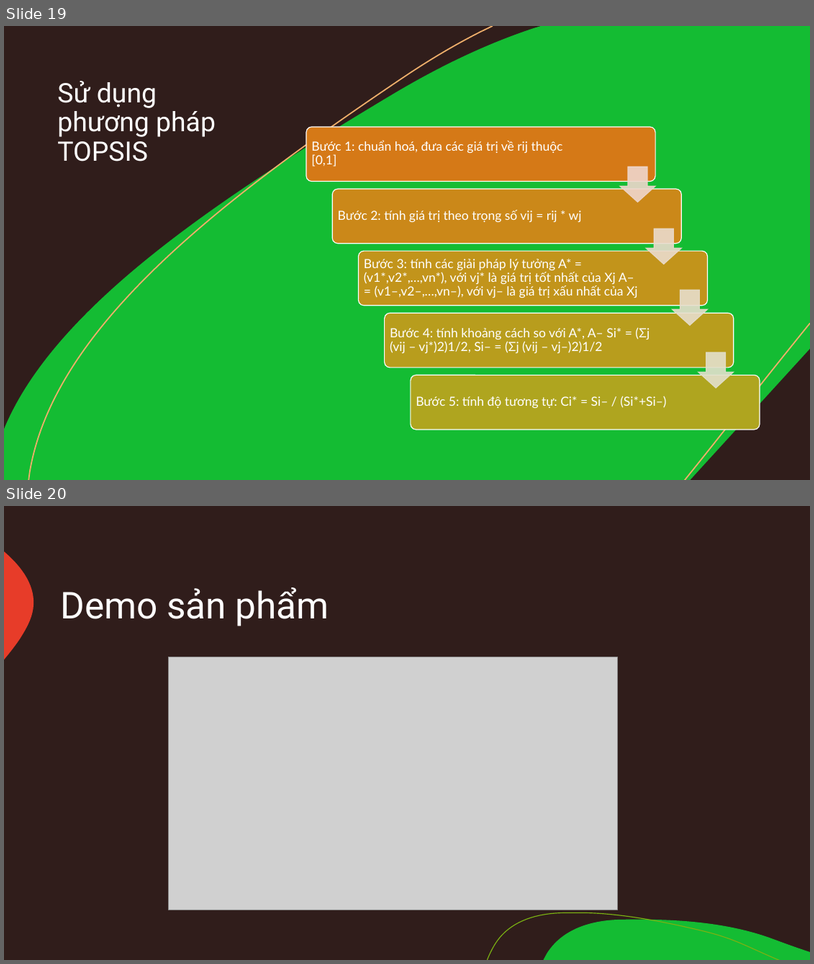
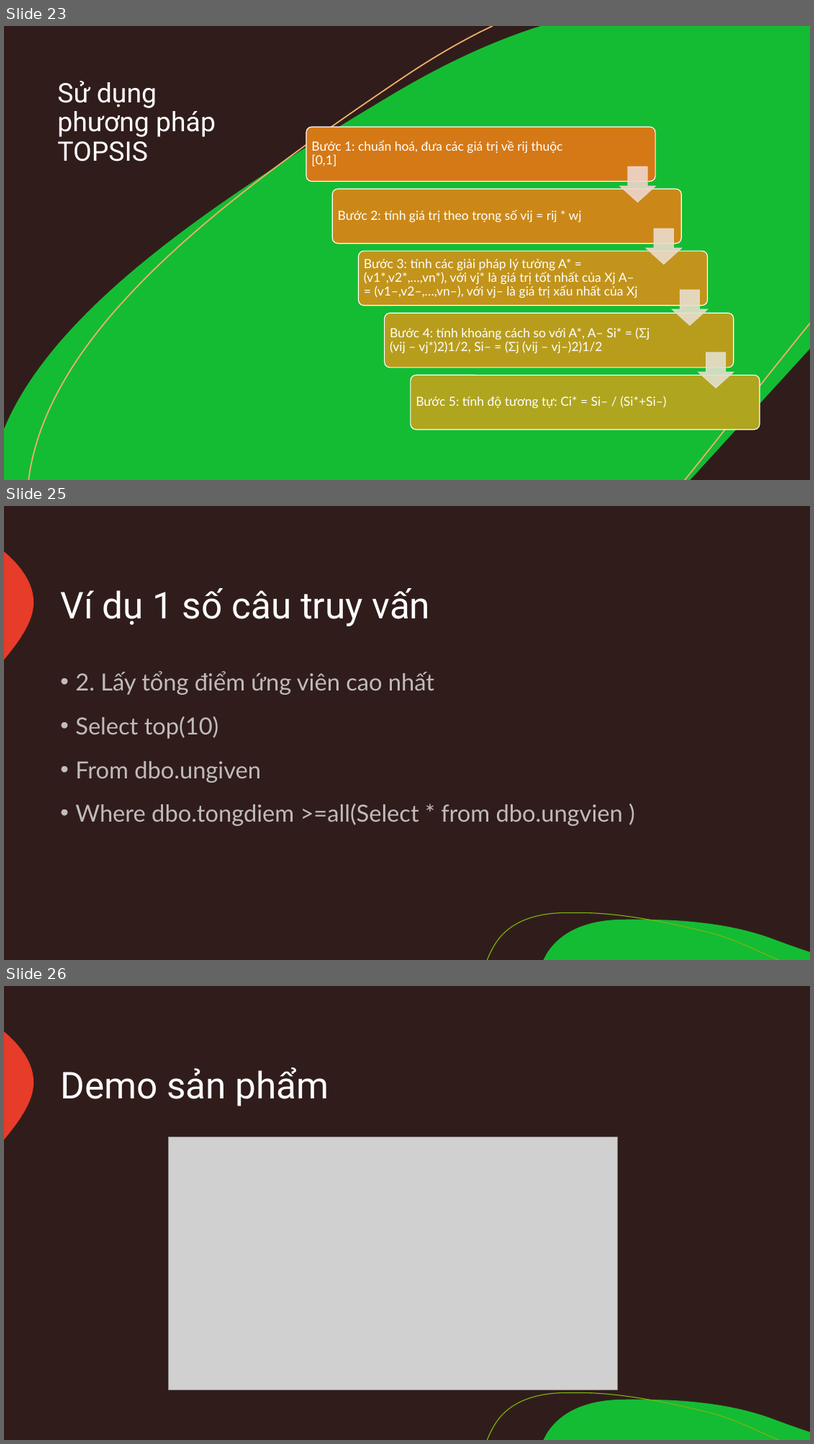
Before and after one commit to Tranphuong99/HTGQD, a slide deck: Báo cáo môn học.pptx. Shown one above the other, each under a label of ours: slides 19 and 20 before the commit, slides 23, 25 and 26 after it; the slides between them are not shown. The pictures are 814x964 and 814x1444 pixels, drawn with LibreOffice and Linux fonts; fonts in the diff are those of the drawing; grey boxes stand for pictures. Boxes give left, top, right and bottom in pixels: in the first picture for what was removed or moved away, otherwise in the second. Text is boxed around its words. In the diff, an @@ line names an element or a change of style, - is before the commit and + after.

```diff
--- a/Báo cáo môn học.pptx
+++ b/Báo cáo môn học.pptx
@@ slide 25 added at <box>4,506,810,960</box>, background #301D1B; not listed: 3 template elements that a slide beside it also shows @@
@@ title added at <box>60,588,431,626</box>, 44 pt, text #FFFFFF @@
+Ví dụ 1 số câu truy vấn
@@ text added at <box>75,671,623,826</box>, 28 pt, text #FFFFFF at 70% opacity @@
+• 2. Lấy tổng điểm ứng viên cao nhất
+• Select top(10)
+• From dbo.ungiven
+• Where dbo.tongdiem >=all(Select * from dbo.ungvien )
@@ what was slide 19 is now slide 23 @@
@@ what was slide 20 is now slide 26 @@
```
Also in this commit, not shown: 1 slide changed, 6 other slides added, 1 slide removed.
